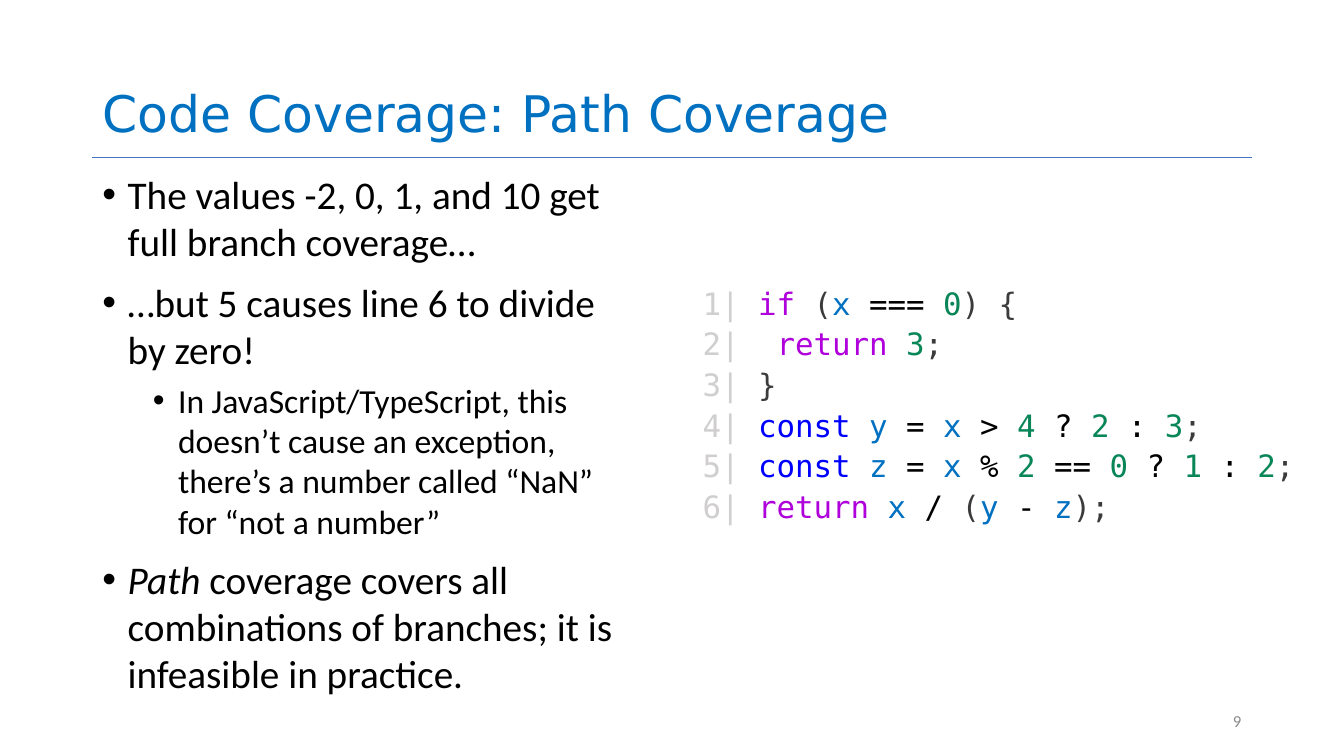
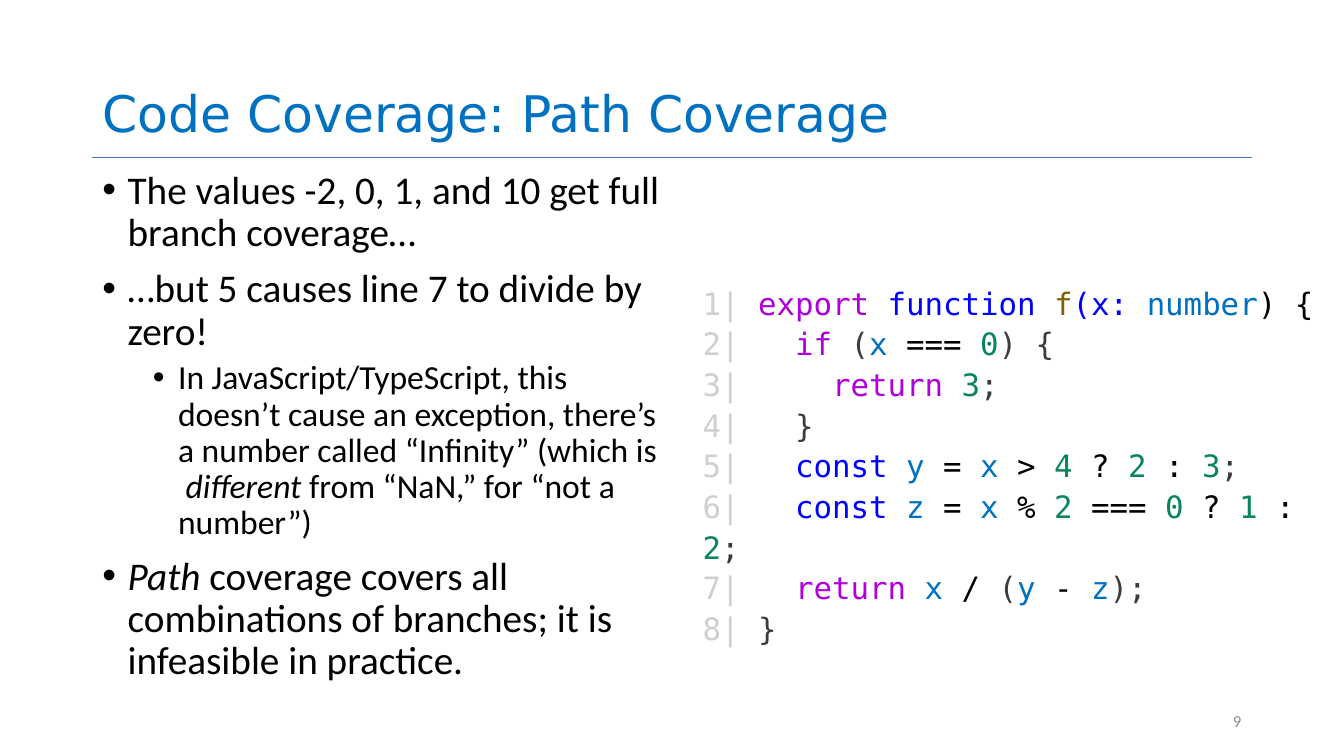
Before and after one commit to rimshaTest/CS4530-Spring-2026, a slide deck: slide 9 of Slides/Module 03.2 Code Coverage.pptx. Drawn at 1344x756 pixels with LibreOffice and Linux fonts; fonts in the diff are those of the drawing. Boxes give left, top, right and bottom in pixels: in the first picture for what was removed or moved away, otherwise in the second. Text is boxed around its words. In the diff, an @@ line names an element or a change of style, - is before the commit and + after.

```diff
--- a/Slides/Module 03.2 Code Coverage.pptx
+++ b/Slides/Module 03.2 Code Coverage.pptx
@@ text at <box>128,176,659,681</box>: line spacing 1 to 0.9 @@
@@ text at <box>128,274,657,539</box>: text changed @@
-• …but 5 causes line 6 to divide by zero!
-  • In JavaScript/TypeScript, this doesn’t cause an exception, there’s a number called “NaN” for “not a number”
+• …but 5 causes line 7 to divide by zero!
+  • In JavaScript/TypeScript, this doesn’t cause an exception, there’s a number called “Infinity” (which is different from “NaN,” for “not a number”)
@@ text at <box>703,291,1277,606</box>: text changed; text colour #000000 to #0000FF @@
-1| if (x === 0) {
-2| return 3;
-3| }
-4| const y = x > 4 ? 2 : 3;
-5| const z = x % 2 == 0 ? 1 : 2;
-6| return x / (y - z);
+1| export function f(x: number) {
+2| if (x === 0) {
+3| return 3;
+4| }
+5| const y = x > 4 ? 2 : 3;
+6| const z = x % 2 === 0 ? 1 : 2;
+7| return x / (y - z);
+8| }
```
Also in this commit, not shown: 2 other slides changed, 1 slide removed, 1 other file.
